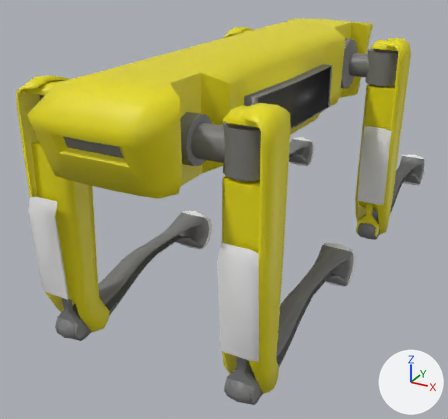
A saved change to the Blender file Working Files/Blender/RobotDogRigged.blend.
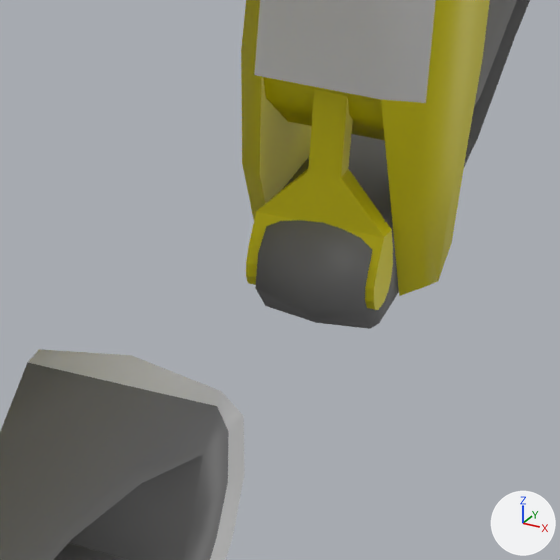
There are two pictures of each version: one whole from a 50 mm lens placed at (6.87, -18.13, 3.45), pointed at (-1.02, -3.79, -3.72), one close up on the part from 71% to 90% of the width and 45% to 66% of the height. Every picture has the same lights, and +X, +Y and +Z are marked at lower right.

Objects in the first close-up: 'body'.
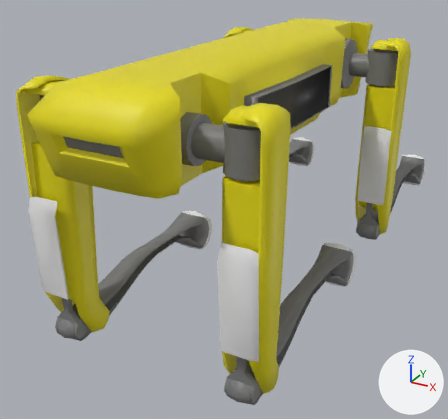
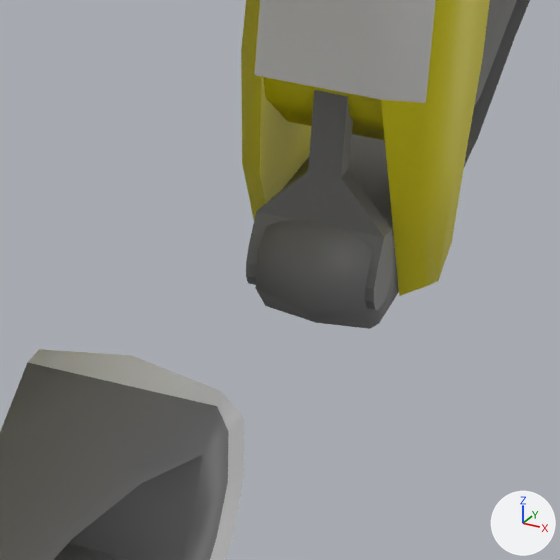
Edits to the scene script, one JSON object a line:
```json
{"block": "me_cube_002", "where": "me_cube_002.from_pydata(...)  # 2144 vertices, 2083 faces; spans x -2.9..2.9, y -5.8..10.5, z -4.8..1.7"}
{"block": "me_cube_002", "where": "# used by ob_body; location = (0.0, -4.768, -0.547)"}
{"block": "me_cube_002", "change": "me_cube_002 part 1: 30 of the faces centred in x 2.0..2.6, y 4.2..4.6, z -4.6..-3.3 switch from mat_main (yellow #e7dc00) to mat_metal (grey #7a7a7a)"}
```

Where the change shows, as pixel boxes (x1, y1, x2, y2) in the close-ups (560 x 560 px):
```json
{"part": 1, "of": "me_cube_002", "change": "recoloured", "before": [246, 90, 393, 310], "after": [246, 90, 393, 310], "on screen": "yellow to grey"}
```
